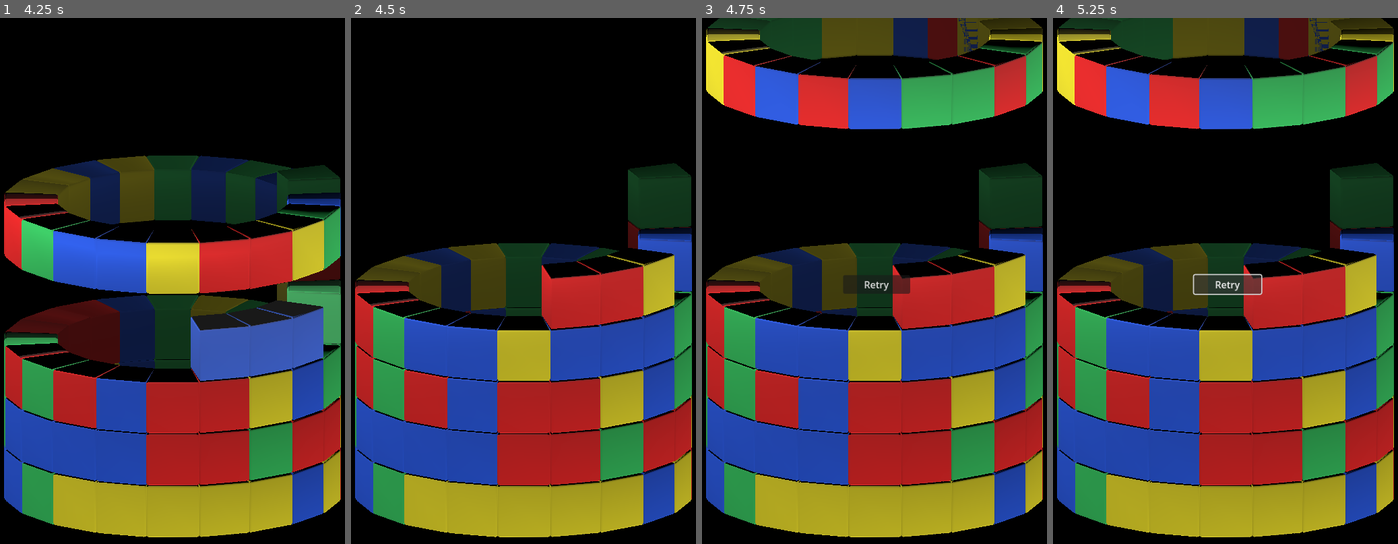
Above: before the commit, frames 1-4 (left to right).
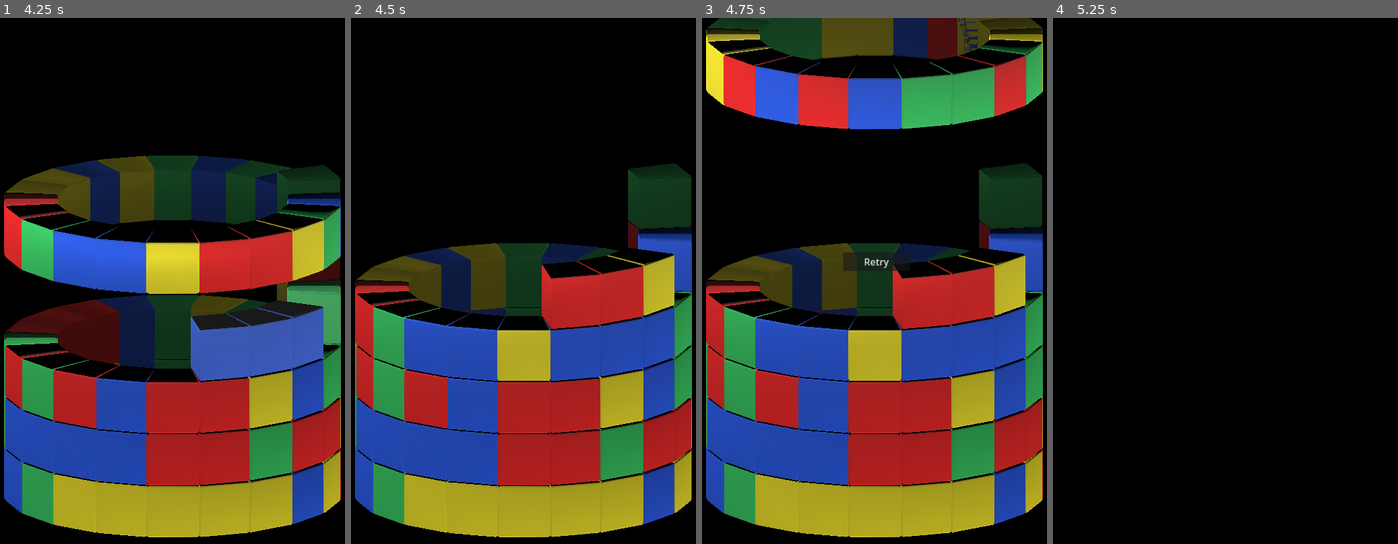
Above: after the commit, the same moments.

Repository: KasaiAi/Rotary
Game: Godot game, scene res://Scenes/level.tscn
Two runs of this game, one before a commit and one after it. Both use one fixed random seed, a clock stepped at 60 frames per second and the inputs below.
Inputs (mouse positions are in pixels of both pictures, inside the frame that each line leads up to):
- Up to frame 1 (4.25 s): tap Enter at 0.5 s; move the mouse to (251, 259) at 0.52 s; hold Right (ui_right) 0.53-1.28 s; click (251, 259) at 0.6 s; tap Space (ui_select) at 0.77, 1.52, 3.02, 3.77 s; move the mouse to (100, 312) at 1.27 s; hold Down (ui_down) 1.28-2.03 s; click (100, 312) at 1.35 s; move the mouse to (210, 170) at 2.02 s; hold Right (ui_right) 2.03-3.53 s; right-click (210, 170) at 2.1 s; click (210, 170) at 2.3 s; move the mouse to (155, 396) at 2.77 s; click (155, 396) at 2.85 s; move the mouse to (279, 370) at 3.52 s; hold Left (ui_left) from 3.53 s (still down); click (279, 370) at 3.6 s
- Up to frame 2 (4.5 s): keep holding Left (ui_left); move the mouse to (416, 207) at 4.27 s; right-click (416, 207) at 4.35 s
- Up to frame 3 (4.75 s): keep holding Left (ui_left); tap Space (ui_select) at 4.52 s; click (767, 207) at 4.55 s
- Up to frame 4 (5.25 s): release Left (ui_left) at 5 s; click "Retry" at 5 s

Frames 1-2 are identical in both runs. In frame 3, 0.5% of the frame differs, in the area x 41-61%, y 44-53%; in frame 4, 67%, in the area x 1-99%, y 0-99%.
Error after the commit: Invalid assignment of property or key 'paused' with value of type 'bool' on a base object of type 'null instance'. (res://Scripts/level_control.gd:190)

Commit message:
Gameover placeholder complete

Diff:
--- a/Scenes/level.tscn
+++ b/Scenes/level.tscn
@@ -87,7 +87,7 @@
 pixel_size = 0.0295
 texture = SubResource("CanvasTexture_fqpv1")
 
-[node name="Control" type="Control" parent="."]
+[node name="Gameover" type="Control" parent="."]
 process_mode = 2
 visible = false
 self_modulate = Color(0, 0, 0, 0.501961)
@@ -96,14 +96,15 @@
 offset_right = 600.0
 offset_bottom = 900.0
 
-[node name="Button" type="Button" parent="Control"]
+[node name="Retry" type="Button" parent="Gameover"]
 layout_mode = 0
 offset_left = 247.0
-offset_top = 429.0
+offset_top = 391.0
 offset_right = 359.0
-offset_bottom = 460.0
+offset_bottom = 422.0
 text = "Retry"
 
 [connection signal="body_entered" from="Spawner/Killer" to="Spawner/Killer" method="_on_body_entered"]
 [connection signal="body_exited" from="Spawner/Killer" to="Spawner/Killer" method="_on_body_exited"]
 [connection signal="timeout" from="SpawnTimer" to="." method="_on_SpawnTimer_timeout"]
+[connection signal="button_up" from="Gameover/Retry" to="." method="_on_retry_button_up"]
--- a/Scripts/cell bit.gd
+++ b/Scripts/cell bit.gd
@@ -4,15 +4,15 @@
 var spinY = randf_range(-.3, .3)
 
 func _ready():
-	#explosão de pedacinhos
+	# Explosão de pedacinhos
 	apply_central_impulse(Vector3(randf_range(-5,5),10,randf_range(-5,5)))
 
 func _process(_delta):
-	#limpeza de objetos fora de tela
+	# Limpeza de objetos fora de tela
 	if position.y < -25:
 		queue_free()
 #		print("Morri")
 
-	#girozin aleatório
+	# Girozin aleatório
 	$Mesh.rotate_x(spinX)
 	$Mesh.rotate_y(spinY)
--- a/Scripts/level_control.gd
+++ b/Scripts/level_control.gd
@@ -67,7 +67,7 @@
 func spawn_cell(amount:int = 1):
 	if $Spawner/Killer.perigo == true:
 		get_tree().paused = true
-		$Control.visible = true
+		$Gameover.visible = true
 #		gameover message and retry
 	for i in amount:
 		var newCell = cellObject.instantiate()
@@ -89,10 +89,7 @@
 
 # Set cell level according to height in world
 func _on_cell_landing(cell):
-#	for child in $Cylinder.get_children():
-#		for grandchild in child.get_children():
-#			if grandchild.is_in_group("cells"):
-#				grandchild.sleeping = false
+#	emit global signal sleeping = false
 
 	var level = roundi(cell.global_position.y/2)
 #	print("Landed! Layer ",level)
@@ -187,6 +184,10 @@
 
 	if ray.has("collider"):
 		return ray.collider
+
+func _on_retry_button_up():
+	get_tree().change_scene_to_file("res://Scenes/level.tscn")
+	get_tree().paused = false
 
 
 #Criar peça no cenário									OK!
@@ -222,13 +223,13 @@
 #Mover aneis independentemente							OK!
 #Fazer algo quando peças chegarem no topo				OK!
 #Melhorar a interação do killer							OK!
+#Placeholder do game over								OK!
 
 #Mudar método da rotação pra colisão com os cubos
 #Fazer a rotação do cilindro travar também
 #Adicionar peças criadas num array
 #Destruição de peças iguais adjacentes
 #Atualizar o grid após movimentação, quebra e queda das peças
-#Placeholder do game over
 #Peças visíveis no topo antes de cair (timer próprio)
 
 #Máquina de estados pros cubos ou anéis...
Binary file changed: Assets/Models/cylinder cell.glb
Not shown: 1 places in Scenes/level.tscn that only renumber resources
